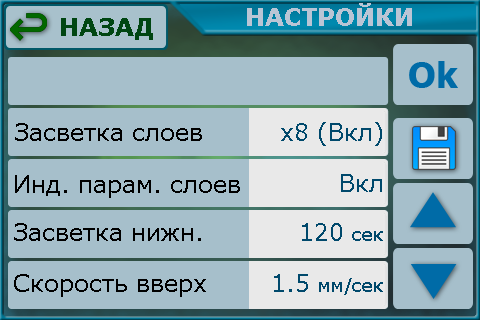
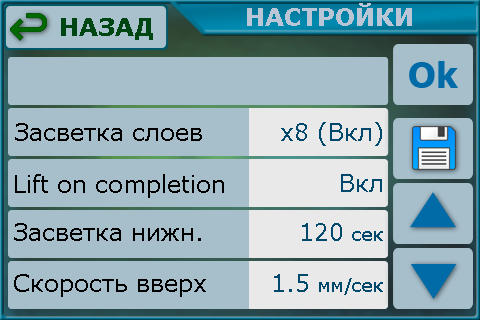
Two versions of the same layered image (480x320). Layer-by-layer changes:
renamed "Инд. парам. слоев" to "Lift on completion", painted on it over [17, 174, 240, 198]
